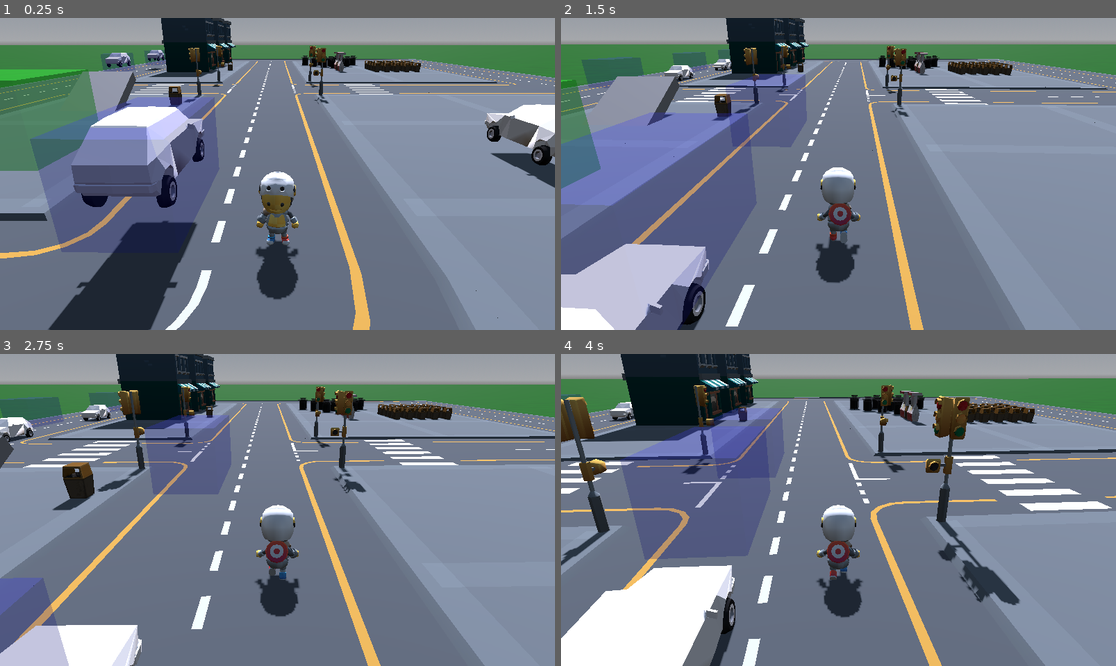
Above: before the commit, frames 1-4 (two rows, left to right).
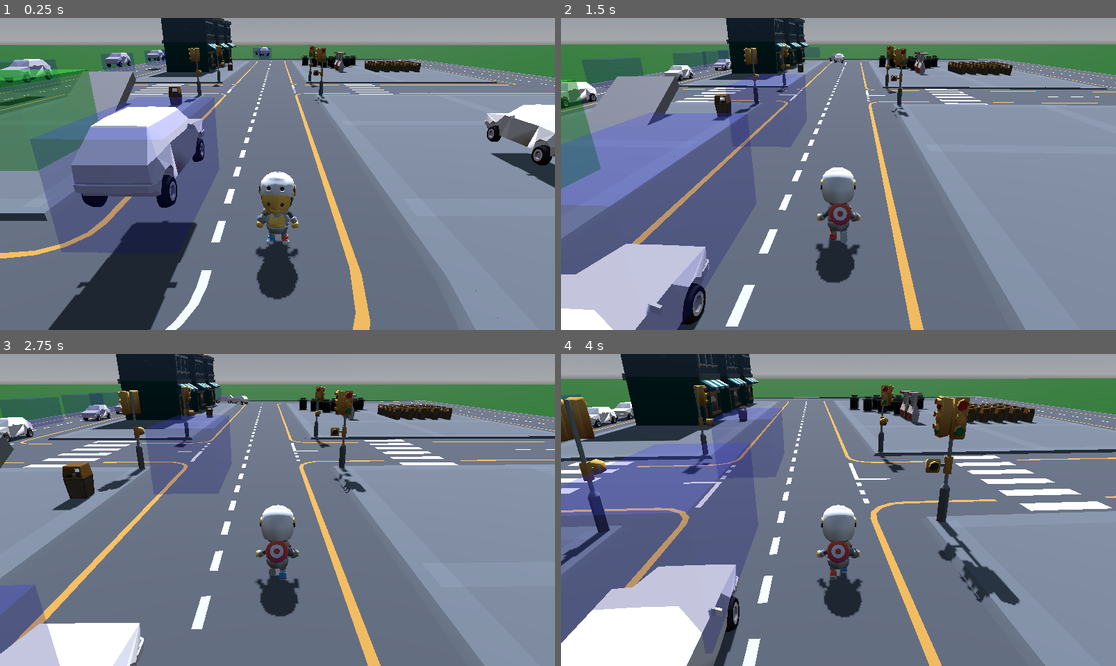
Above: after the commit, the same moments.

Repository: leems-dreems/car-driver
Game: Godot game, scene res://maps/KayKitCity/kay_kit_city.tscn
Same seed, same stepped clock (60 frames per second), same inputs: the game is played once before the commit and once after it.
Inputs (mouse positions are in pixels of both pictures, inside the frame that each line leads up to):
- Up to frame 1 (0.25 s): no input
- Up to frame 2 (1.5 s): move the mouse to (866, 174) at 0.52 s; hold W (Accelerate) from 0.53 s (still down); move the mouse to (810, 174) at 1.27 s
- Up to frame 3 (2.75 s): keep holding W (Accelerate); move the mouse to (288, 503) at 2.02 s
- Up to frame 4 (4 s): keep holding W (Accelerate); move the mouse to (832, 516) at 2.77 s; move the mouse to (877, 513) at 3.52 s

The runs differ from the first frame. In frame 1, 0.8% of the frame differs, in the area x 0-49%, y 9-29%; in frame 2, 0.7%; in frame 3, 1.5%; in frame 4, 13%, in the area x 0-100%, y 12-100%.

Commit message:
Attempting to improve vehicle lane-keeping

Diff:
--- a/traffic/traffic_path.gd
+++ b/traffic/traffic_path.gd
@@ -1,7 +1,7 @@
 class_name TrafficPath extends Path3D
 ## A path that spawns traffic driving along it
 
-@export var number_of_vehicles := 5
+@export var number_of_vehicles := 10
 @export var road_speed := 20.0
 var compact_car_scene:= preload("res://cars/compact.tscn")
 var traffic_follower_scene:= preload("res://traffic/traffic_path_follower.tscn")
@@ -28,16 +28,17 @@
         var closest_offset := curve.get_closest_offset(follower.vehicle.position)
         # Get the Y axis rotation of the nearest position on the path
         follower.progress = closest_offset + 5.0
+        var closest_path_transform := Transform3D(follower.transform)
         var closest_path_rotation_y: float = follower.rotation.y
         # Get the Y axis rotation of a position some distance along the path
         follower.progress += 10.0
         var future_path_rotation_y: float = follower.rotation.y
         # Compare the rotations and calculate vehicle inputs
-        var path_angle_difference := angle_difference(closest_path_rotation_y, future_path_rotation_y)
+        var path_angle_difference := angle_difference(follower.vehicle.rotation.y, future_path_rotation_y)
         var speed := follower.vehicle.linear_velocity.length()
         var target_speed: float
         if path_angle_difference > PI / 4:
-          target_speed = 3.0
+          target_speed = 5.0
         else:
           target_speed = road_speed
         follower.vehicle.ignition_on = true
@@ -48,10 +49,23 @@
             follower.vehicle.throttle_input = clampf(1 - (target_speed / speed), 0.0, 0.5)
         elif speed > target_speed * 2.0:
           follower.vehicle.throttle_input = 0.0
-          follower.vehicle.brake_input = 0.5
+          follower.vehicle.brake_input = 0.2
+
         # Steer to match the rotation of the nearest path position
-        var steering_angle_difference := angle_difference(follower.vehicle.rotation.y, closest_path_rotation_y)
-        follower.vehicle.steering_input = clampf(steering_angle_difference, 0.0, 1.0)
+        var turning_angle := angle_difference(follower.vehicle.rotation.y, closest_path_rotation_y)
+        var looking_at_path_transform := follower.vehicle.transform.looking_at(closest_path_transform.origin)
+        var lanekeeping_angle := angle_difference(follower.vehicle.rotation.y, looking_at_path_transform.basis.get_euler().y)
+        if turning_angle > PI / 64:
+          follower.vehicle.steering_input = clampf(turning_angle, 0.1, 1.0)
+        elif turning_angle < -PI / 64:
+          follower.vehicle.steering_input = clampf(turning_angle, -0.1, -1.0)
+        else:
+          if lanekeeping_angle > PI / 64:
+            follower.vehicle.steering_input = clampf(lanekeeping_angle, 0.0, 1.0)
+          elif lanekeeping_angle < -PI / 64:
+            follower.vehicle.steering_input = clampf(lanekeeping_angle, 0.0, -1.0)
+          else:
+            follower.vehicle.steering_input = 0.0
       else:
         follower.vehicle.throttle_input = 0.0
     else:
